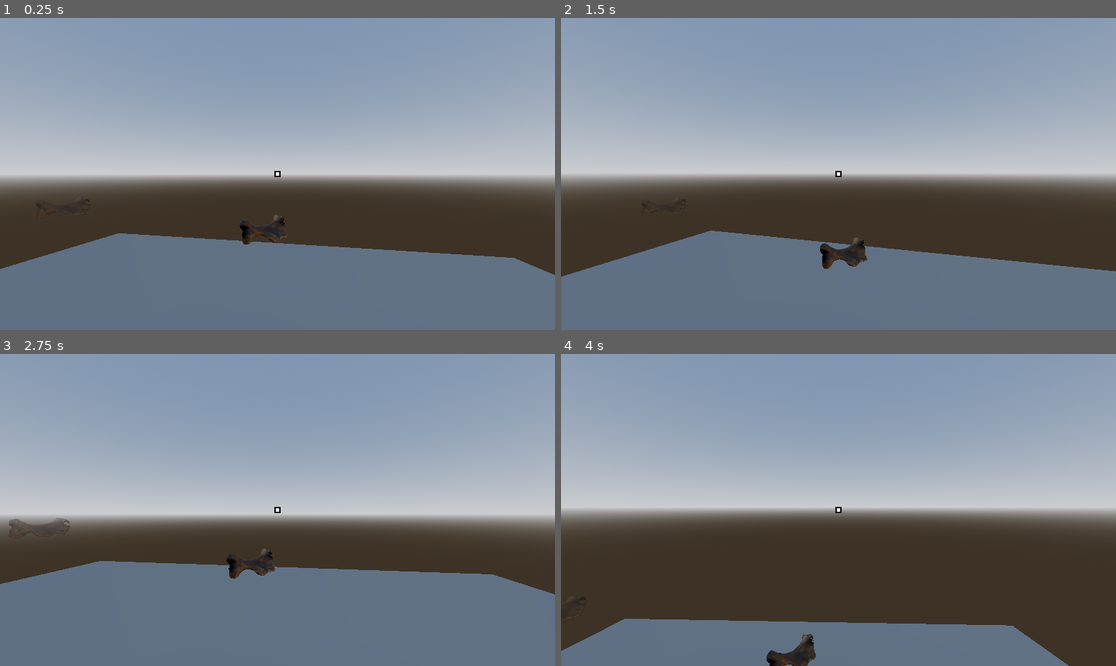
Above: before the commit, frames 1-4 (two rows, left to right).
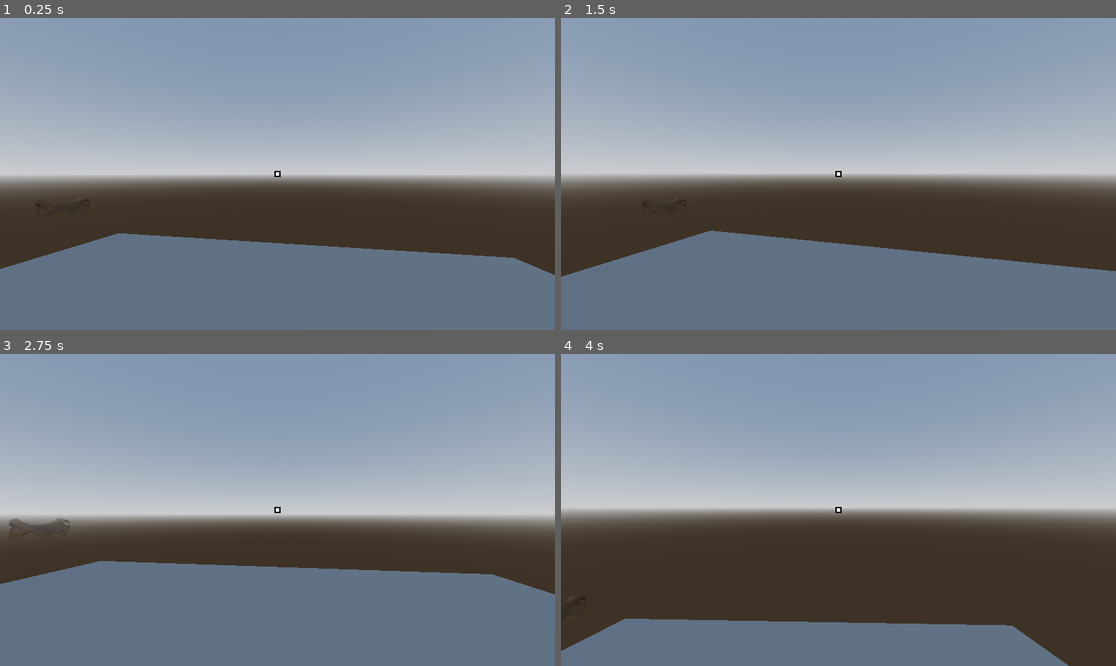
Above: after the commit, the same moments.

Repository: WoodenBattleTiger/591-escape-room
Game: Godot game, scene res://src/map/level.tscn
Same seed, same stepped clock (60 frames per second), same inputs: the game is played once before the commit and once after it. The project has no main scene, so this scene is started directly. The engine's default icon, where the game draws it, is replaced by a stand-in: a white triangle on a blue panel in a dark square.
Inputs (mouse positions are in pixels of both pictures, inside the frame that each line leads up to):
- Up to frame 1 (0.25 s): no input
- Up to frame 2 (1.5 s): tap Enter at 0.5 s; move the mouse to (866, 174) at 0.52 s; hold Up from 0.53 s (still down); tap E (interact) at 0.6, 1.35 s; click (866, 174) at 0.67 s; tap Space at 0.77 s; move the mouse to (810, 174) at 1.27 s
- Up to frame 3 (2.75 s): keep holding Up; tap Space at 1.52 s; move the mouse to (288, 503) at 2.02 s; hold Ctrl from 2.03 s (still down); tap E (interact) at 2.3 s
- Up to frame 4 (4 s): keep holding Up; tap Space at 2.75, 3.02, 3.77 s; move the mouse to (832, 516) at 2.77 s; release Ctrl at 2.78 s; tap C at 2.85 s; click (832, 516) at 2.92 s; tap E (interact) at 3.05, 3.8 s; move the mouse to (877, 513) at 3.52 s; hold Shift from 3.53 s (still down)

The runs differ from the first frame. In frame 1, 0.2% of the frame differs, in the area x 43-52%, y 63-73%; in frame 2, 0.5%; in frame 3, 0.3%; in frame 4, 0.5%, in the area x 37-46%, y 89-100%.

Commit message:
made fossilItem a parent class but need to fix bugs

Diff:
--- /dev/null
+++ b/src/Items/3d_printed_fossil.gd
@@ -0,0 +1,10 @@
+# 3d_printed_fossil.gd
+extends "res://src/Items/fossil_item.gd"
+
+func _ready() -> void:
+	super._ready()
+	var interactableText = "Press \"e\" to pickup 3d printed fossil"
+
+func interact() -> void:
+	print("The 3d printed fossil is on the table. Do the interaction for getting it here.")
+	pickup()
--- a/src/Items/fossil_item.gd
+++ b/src/Items/fossil_item.gd
@@ -248,7 +248,10 @@
 			base_color.a
 		)
 
-func interact():
+func interact() -> void:
+	push_warning("interact() called on base FossilItem — subclass should override this.")
+
+func pickup() -> void:
 	if player != null:
 		# In case the player had already been holding this fossil and
 		# is interacting again (e.g. this is the second time they picked it up),
--- /dev/null
+++ b/src/Items/jacketed_fossil.gd
@@ -0,0 +1,10 @@
+# jacketed_fossil.gd
+extends "res://src/Items/fossil_item.gd"
+
+func _ready() -> void:
+	super._ready()
+	var interactableText = "Press \"e\" to pickup jacketed fossil"
+
+func interact() -> void:
+	print("fossil is in it's jacket on the table. Do stuff here for the fossil on the table (if we have anything to do). Then it picks up")
+	pickup()
--- /dev/null
+++ b/src/Items/unjacketed_fossil.gd
@@ -0,0 +1,10 @@
+# unjacketed_fossil.gd
+extends "res://src/Items/fossil_item.gd"
+
+func _ready() -> void:
+	super._ready()
+	var interactableText = "Press \"e\" to pickup unjacketed fossil"
+
+func interact() -> void:
+	print("The unjacketed fossil is on the table. Do the interaction for getting it here.")
+	pickup()
--- a/src/map/level.tscn
+++ b/src/map/level.tscn
@@ -1,7 +1,6 @@
-[gd_scene load_steps=9 format=3 uid="uid://c5p4gplbnj70d"]
+[gd_scene load_steps=8 format=3 uid="uid://c5p4gplbnj70d"]
 
 [ext_resource type="PackedScene" uid="uid://jyncanbkjjnq" path="res://src/Godot-Simple-First-Person-Controller-main/player/player.tscn" id="1_va6l3"]
-[ext_resource type="PackedScene" uid="uid://dflbtfeqfigs0" path="res://src/Items/fossil_item.tscn" id="2_6hqnb"]
 [ext_resource type="PackedScene" uid="uid://yaiwwoegko4q" path="res://src/Items/item_snap_location.tscn" id="3_8mpp1"]
 
 [sub_resource type="ProceduralSkyMaterial" id="ProceduralSkyMaterial_va6l3"]
@@ -40,8 +39,18 @@
 [node name="Player" parent="." instance=ExtResource("1_va6l3")]
 transform = Transform3D(0.18002126, 0, -0.9836627, 0, 1, 0, 0.9836627, 0, 0.18002126, -0.6117702, 0.7405691, 0.74991584)
 
-[node name="CarryableItem" parent="." groups=["player", "player_camera"] instance=ExtResource("2_6hqnb")]
+[node name="CarryableItem" parent="." groups=["player", "player_camera"]]
+_import_path = NodePath("")
+unique_name_in_owner = false
+process_mode = 0
+process_priority = 0
+process_physics_priority = 0
+process_thread_group = 0
+physics_interpolation_mode = 0
+auto_translate_mode = 0
+editor_description = ""
 transform = Transform3D(1, 0, 0, 0, 1, 0, 0, 0, 1, 2.3102422, 1.2107139, 0)
+script = null
 
 [node name="ItemSnapLocation" parent="." instance=ExtResource("3_8mpp1")]
 transform = Transform3D(1, 0, 0, 0, 1, 0, 0, 0, 1, 2.501252, 1.1040316, -4.118461)
Not shown, added: src/Items/3d_printed_fossil.gd.uid
Not shown, added: src/Items/jacketed_fossil.gd.uid
Not shown, added: src/Items/unjacketed_fossil.gd.uid
